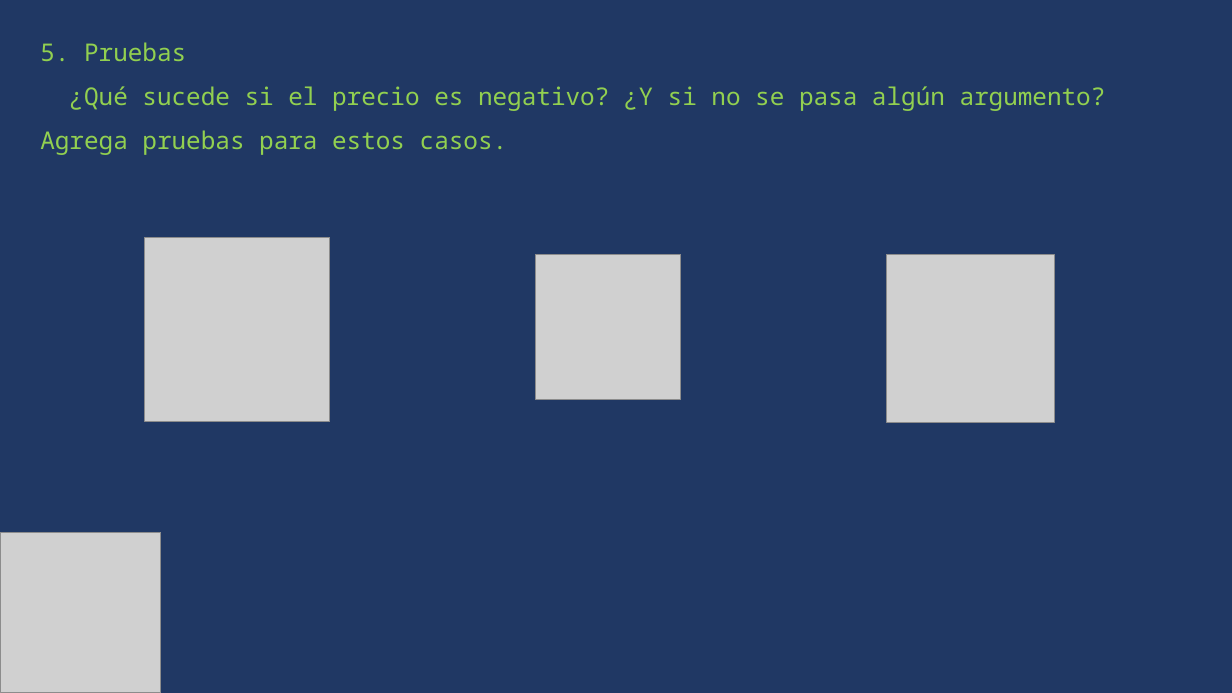
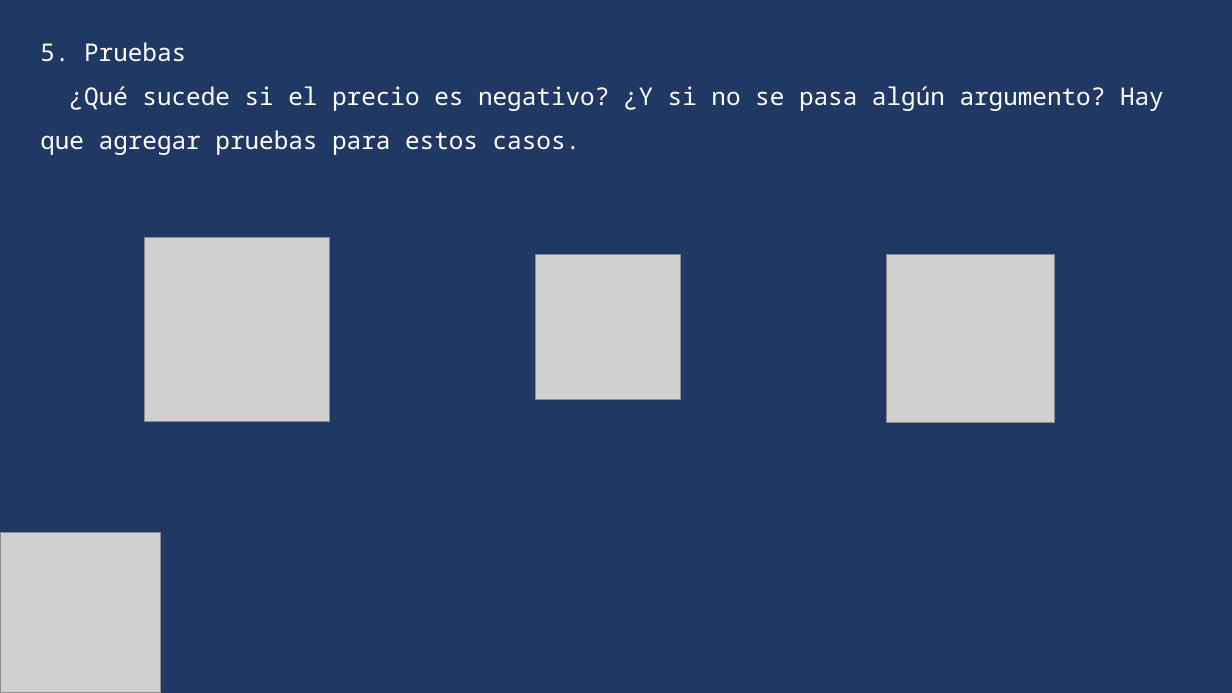
Before and after one commit to Ariel-GonzAguer/clubCodigo-Community, a slide deck: slide 34 of Código_Club_eventoInaugural-Presentación_PPT.pptx. Drawn at 1232x693 pixels with LibreOffice and Linux fonts; fonts in the diff are those of the drawing; grey boxes stand for pictures. Boxes give left, top, right and bottom in pixels: in the first picture for what was removed or moved away, otherwise in the second. Text is boxed around its words. In the diff, an @@ line names an element or a change of style, - is before the commit and + after.

```diff
--- a/Código_Club_eventoInaugural-Presentación_PPT.pptx
+++ b/Código_Club_eventoInaugural-Presentación_PPT.pptx
@@ text at [40,42,186,62]: text colour #92D050 to #FFFFFF in "5. Pruebas" @@
@@ text at [40,86,1164,155]: text changed; text colour #92D050 to #FFFFFF @@
-¿Qué sucede si el precio es negativo? ¿Y si no se pasa algún argumento? Agrega pruebas para estos casos.
+¿Qué sucede si el precio es negativo? ¿Y si no se pasa algún argumento? Hay que agregar pruebas para estos casos.
```
Also in this commit, not shown: 7 other slides changed, 5 slides added, 2 slides removed, 2 other files.
